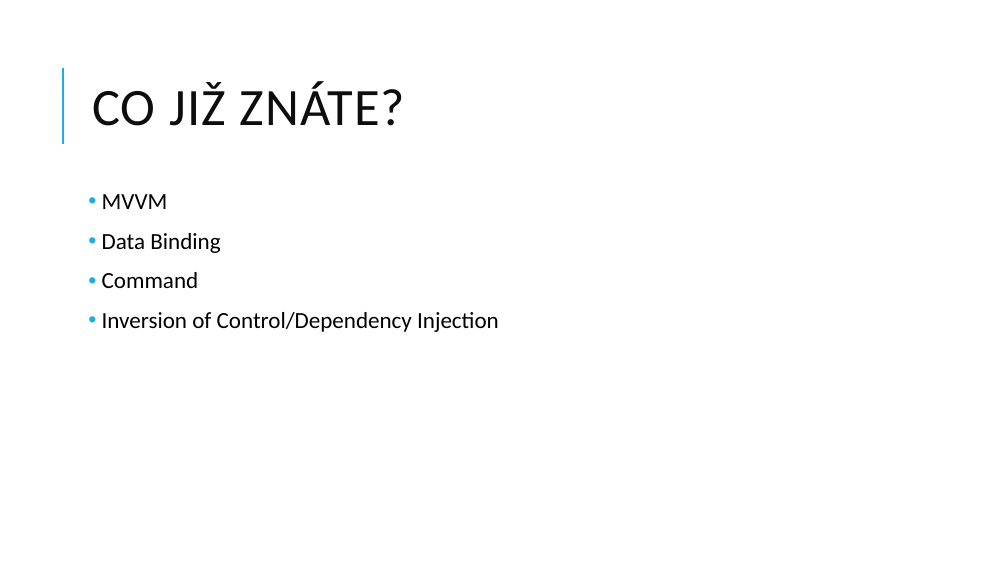
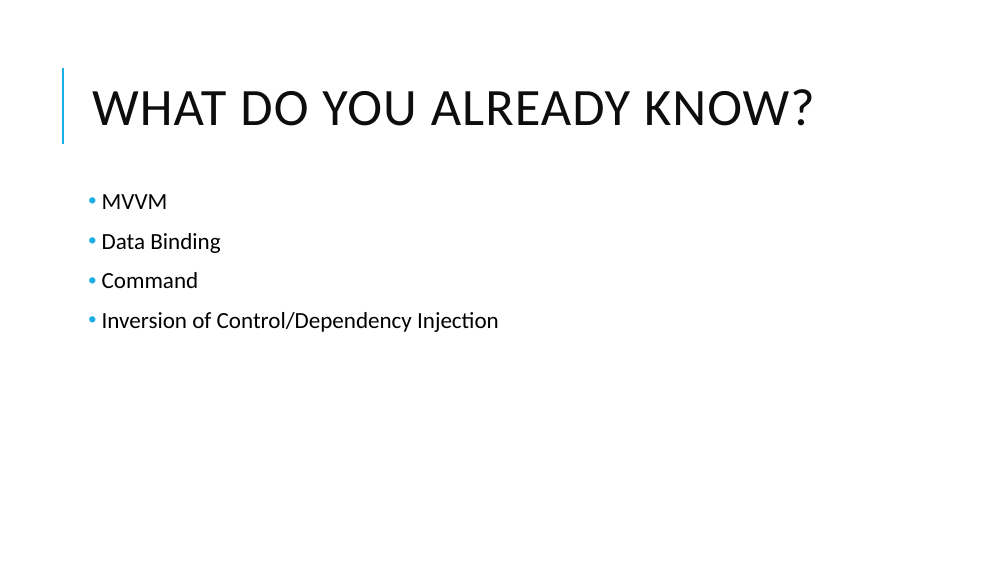
Before and after one commit to jasho/pv239-maui, a slide deck: slide 3 of 03_MVVM/PV239-Xamarin-03_MVVM.pptx. Drawn at 1008x567 pixels with LibreOffice and Linux fonts; fonts in the diff are those of the drawing. Boxes give left, top, right and bottom in pixels: in the first picture for what was removed or moved away, otherwise in the second. Text is boxed around its words. In the diff, an @@ line names an element or a change of style, - is before the commit and + after.

```diff
--- a/03_MVVM/PV239-Xamarin-03_MVVM.pptx
+++ b/03_MVVM/PV239-Xamarin-03_MVVM.pptx
@@ title at (92,89,814,126): text changed @@
-CO JIŽ ZNÁTE?
+WHAT DO YOU ALREADY KNOW?
```
Also in this commit, not shown: 16 other slides changed, 6 slides added, 9 slides removed.
